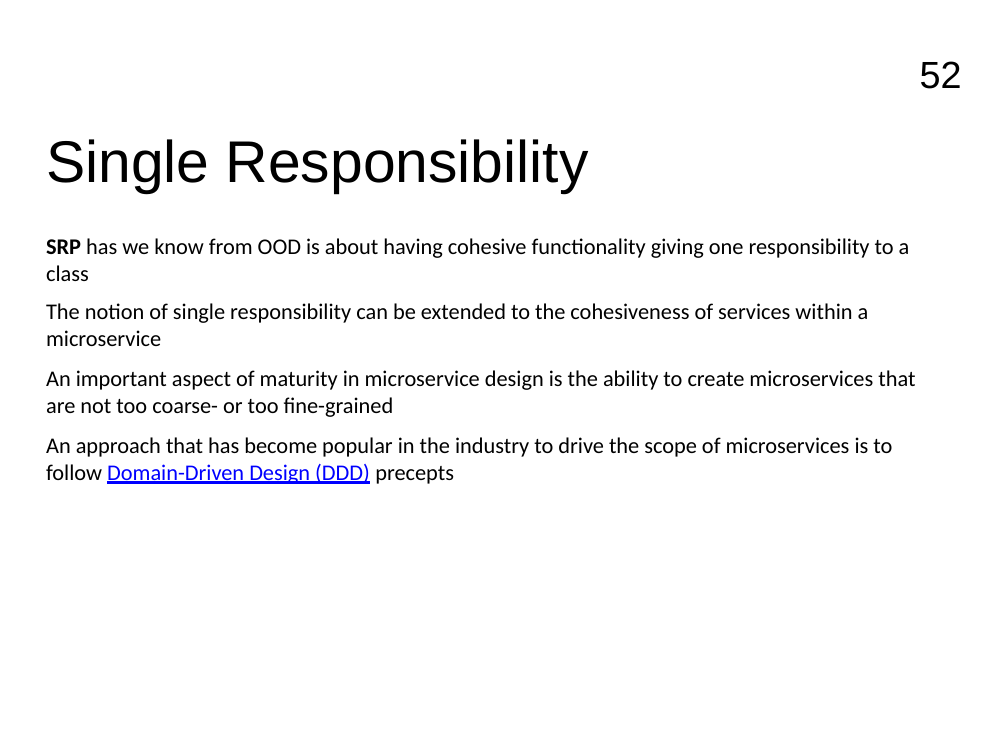
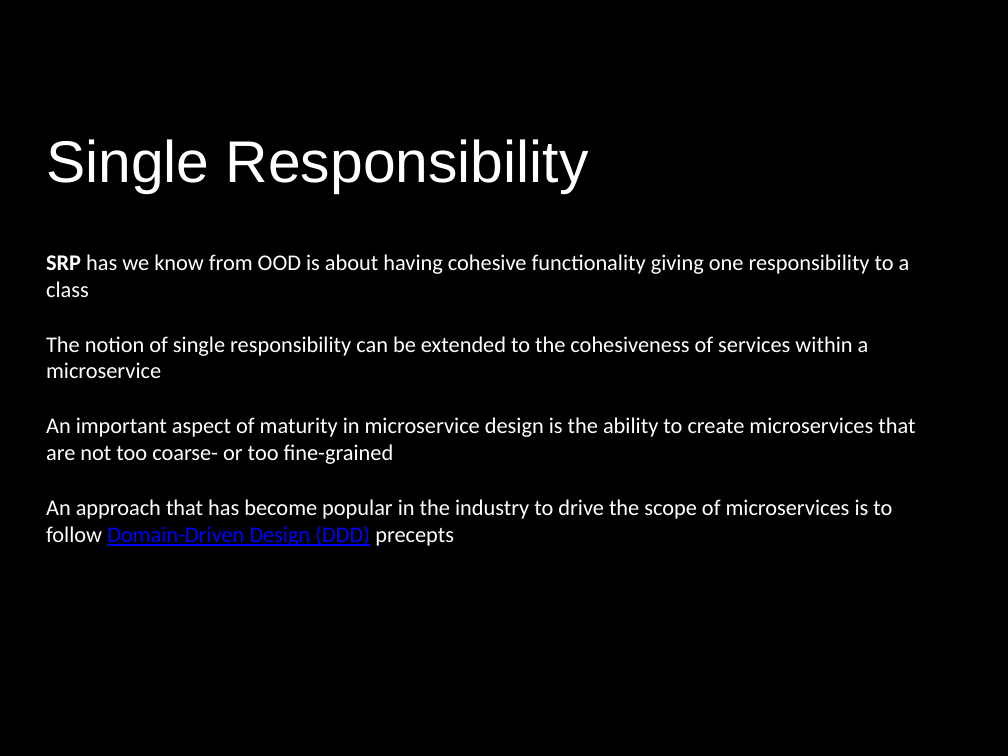
Before and after one commit to FrancoMelandri/SOLID, a slide deck: slide 52 of docs/solid.pptx. Drawn at 1008x756 pixels with LibreOffice and Linux fonts; fonts in the diff are those of the drawing. Boxes give left, top, right and bottom in pixels: in the first picture for what was removed or moved away, otherwise in the second. Text is boxed around its words. In the diff, an @@ line names an element or a change of style, - is before the commit and + after.

```diff
--- a/docs/solid.pptx
+++ b/docs/solid.pptx
@@ background #FFFFFF to #000000 @@
@@ page number removed at bbox=[920, 61, 962, 89] @@
-52
@@ text colour #000000 to #FFFFFF in 4 elements at bbox=[46, 254, 910, 297], bbox=[46, 336, 869, 378], bbox=[46, 417, 915, 464], bbox=[46, 139, 589, 193] @@
@@ text "SRP has we know from ...": place and size @@
-text "SRP has we know from ..." at bbox=[46, 238, 910, 281]
+text "SRP has we know from ..." at bbox=[46, 254, 910, 297]
@@ text "The notion of single responsibility ...": place and size @@
-text "The notion of single responsibility ..." at bbox=[46, 303, 869, 346]
+text "The notion of single responsibility ..." at bbox=[46, 336, 869, 378]
@@ text "An important aspect of maturity ...": place and size @@
-text "An important aspect of maturity ..." at bbox=[46, 370, 915, 417]
+text "An important aspect of maturity ..." at bbox=[46, 417, 915, 464]
@@ text "An approach that has become ...": place and size @@
-text "An approach that has become ..." at bbox=[46, 437, 892, 484]
+text "An approach that has become ..." at bbox=[46, 499, 892, 546]
@@ text "An approach that has become ..." at bbox=[46, 499, 892, 546]: text colour #000000 to #FFFFFF in "An approach that has become popular in ..." @@
```
Also in this commit, not shown: 52 other slides changed.
